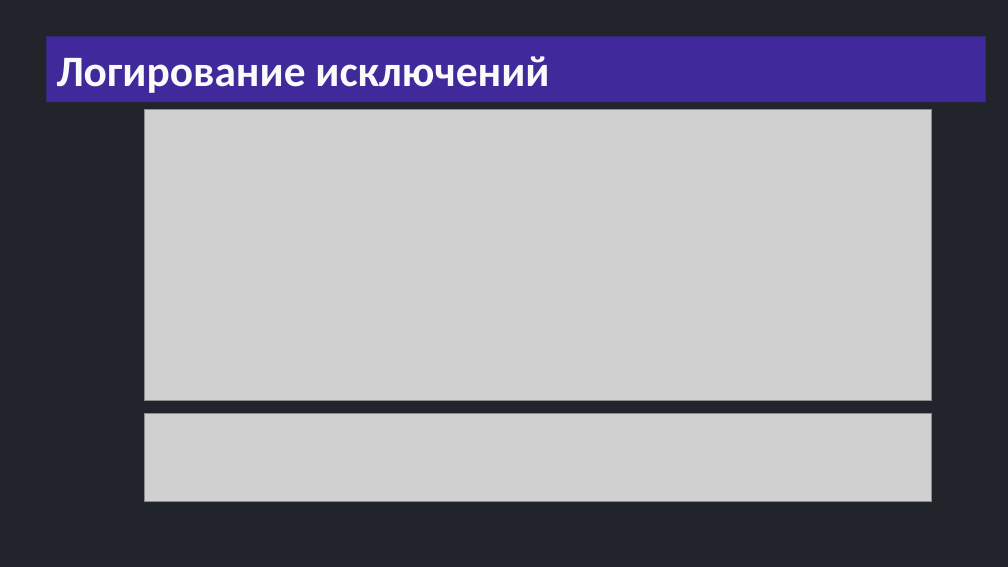
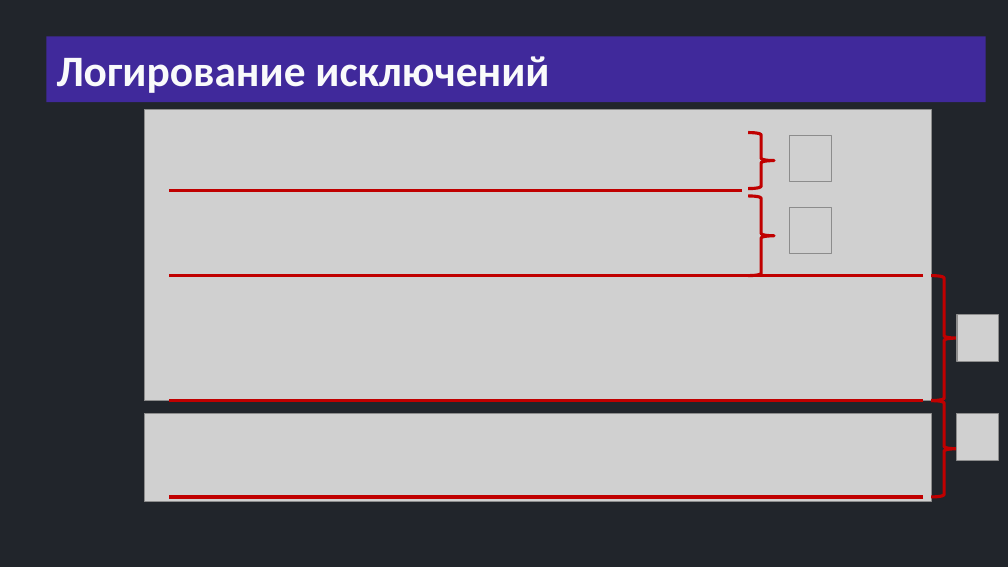
Before and after one commit to semusv/Bank_analyzer, a slide deck: slide 19 of bank_analyzer.pptx (slide 18 before the commit). Drawn at 1008x567 pixels with LibreOffice and Linux fonts; fonts in the diff are those of the drawing; grey boxes stand for pictures. Boxes give left, top, right and bottom in pixels: in the first picture for what was removed or moved away, otherwise in the second. Text is boxed around its words. In the diff, an @@ line names an element or a change of style, - is before the commit and + after.

```diff
--- a/bank_analyzer.pptx
+++ b/bank_analyzer.pptx
@@ right brace added at box(748, 132, 774, 188), outline #C00000 2.25 pt @@
@@ picture added at box(789, 135, 831, 181) @@
@@ line added from (742, 191) to (169, 191), #C00000 2.25 pt @@
@@ right brace added at box(748, 196, 774, 275), outline #C00000 2.25 pt @@
@@ picture added at box(789, 208, 831, 254) @@
@@ line added from (923, 275) to (169, 275), #C00000 2.25 pt @@
@@ right brace added at box(931, 275, 958, 400), outline #C00000 2.25 pt @@
@@ picture added at box(957, 314, 998, 361) @@
@@ line added from (923, 400) to (169, 400), #C00000 2.25 pt @@
@@ right brace added at box(931, 400, 958, 497), outline #C00000 2.25 pt @@
@@ picture added at box(957, 413, 998, 460) @@
@@ line added from (923, 497) to (169, 497), #C00000 2.25 pt @@
```
Also in this commit, not shown: 21 other slides changed, 3 slides added, 35 slides removed, 14 other files.
